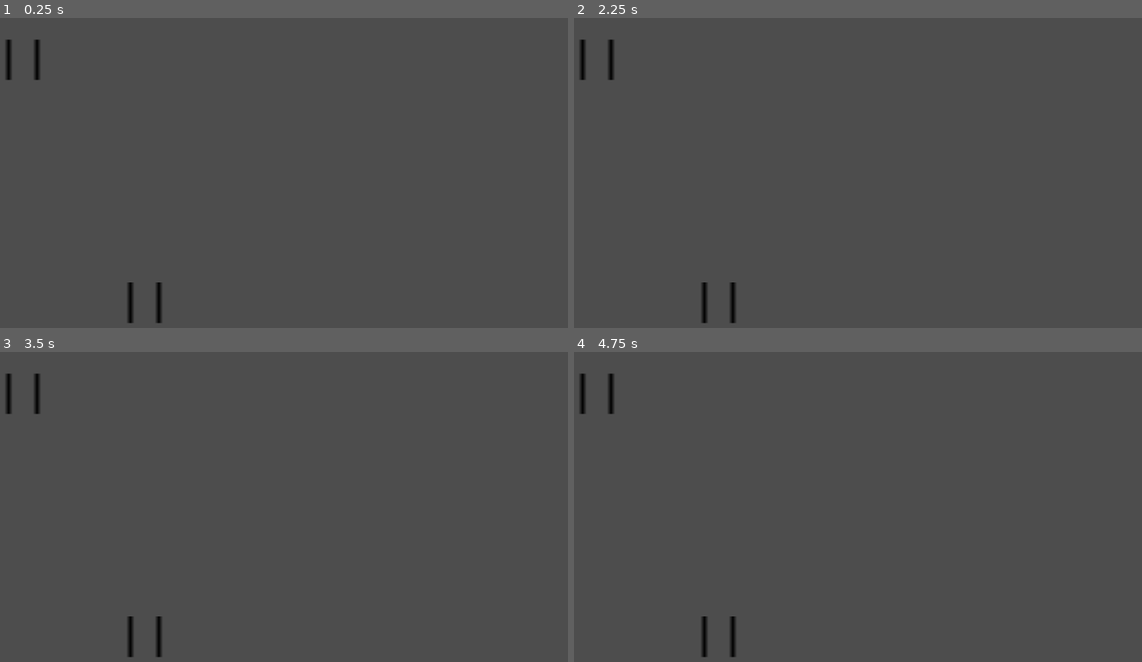
Above: before the commit, frames 1-4 (two rows, left to right).
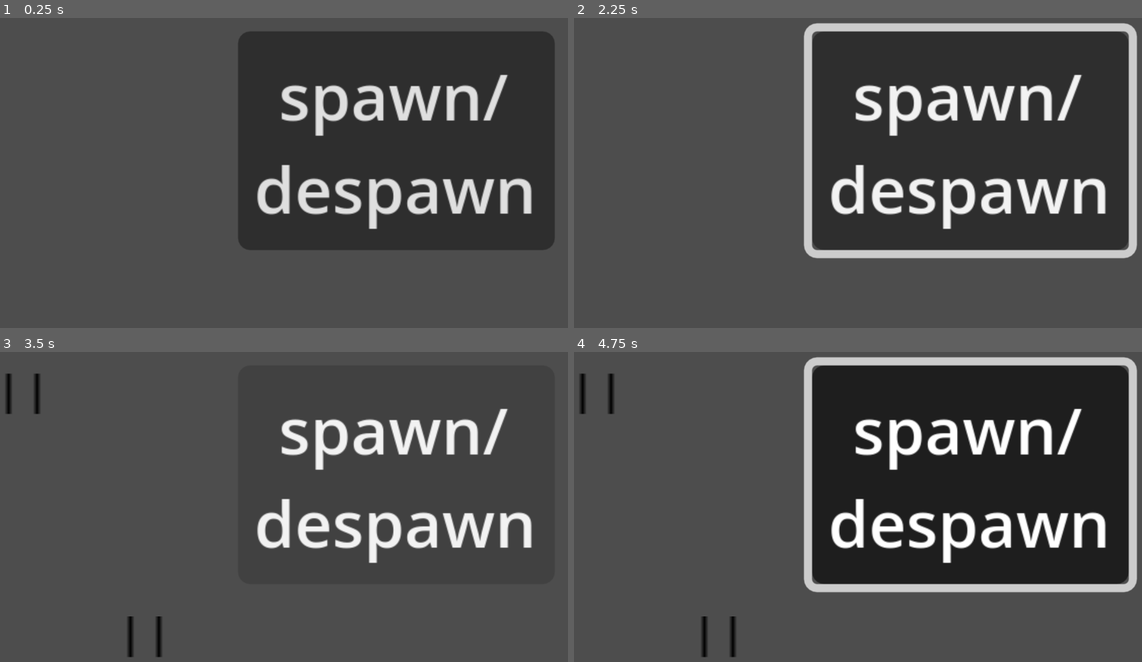
Above: after the commit, the same moments.

Repository: xvibyt/towerdefense
Game: Godot game, scene res://main.tscn
The game is run twice, just before and just after one commit, with the same random seed, the same clock (stepped at 60 frames per second) and the same inputs. The engine's default icon, where the game draws it, is replaced by a stand-in: a white triangle on a blue panel in a dark square.
Inputs (mouse positions are in pixels of both pictures, inside the frame that each line leads up to):
- Up to frame 1 (0.25 s): no input
- Up to frame 2 (2.25 s): click (971, 142) at 0.5 s, where only the run after the commit has a clickable "spawn/ despawn"; tap Enter (ui_accept) at 1.25, 1.52, 1.55, 1.82, 2.1 s; move the mouse to (977, 182) at 1.27 s; hold Right 1.28-2.03 s; hold S (Start, bound only after the commit) 1.28-2.03 s; click (977, 182) at 1.42 s; move the mouse to (716, 222) at 2.02 s; hold Down from 2.03 s (still down)
- Up to frame 3 (3.5 s): tap Enter (ui_accept) at 2.27, 2.57, 3.05 s; tap S (Start, bound only after the commit) at 2.3 s; move the mouse to (329, 445) at 2.77 s; release Down at 2.78 s; press the mouse at (329, 445) at 2.78 s; hold Right from 2.78 s (still down)
- Up to frame 4 (4.75 s): tap S (Start, bound only after the commit) at 3.5, 3.6 s; move the mouse to (812, 615) at 3.52 s; release Right at 3.53 s; release the mouse at (812, 615) at 3.53 s; hold Up 3.53-4.28 s; click (812, 615) at 3.67 s; tap Enter (ui_accept) at 3.77, 4.07 s; move the mouse to (1022, 596) at 4.27 s; hold Left from 4.28 s (still down); hold Enter (ui_accept) from 4.28 s (still down); tap Alt at 4.35 s

The runs differ from the first frame. In frame 1, 39% of the frame differs, in the area x 1-98%, y 4-99%; in frame 2, 44%, in the area x 1-100%, y 1-99%; in frame 3, 5.4%; in frame 4, 44%.

Commit message:
Added Spawn/Despawn button
Just a utility button, no need to restart the whole game anymore

Diff:
--- a/towerdefense/main.gd
+++ b/towerdefense/main.gd
@@ -1,11 +1,26 @@
 extends Node2D
 
 
-const Grid := preload("res://Grid.tscn")
+var instance
 
 func spawn():
-	var instance = Grid.instantiate()
+	var Grid = load("res://Grid.tscn")
+	instance = Grid.instantiate()
 	add_child(instance)
 
+func despawn():
+	instance.queue_free()
+
 func _ready():
-	spawn()
+	pass
+
+
+var loaded = false
+
+func _on_button_pressed() -> void:
+	if loaded == false:
+		spawn()
+		loaded = true
+	elif loaded == true:
+		despawn()
+		loaded = false
--- a/towerdefense/main.tscn
+++ b/towerdefense/main.tscn
@@ -13,3 +13,13 @@
 offset_bottom = 136.0
 scale = Vector2(0.05, 0.05)
 texture = ExtResource("4_1bvp3")
+
+[node name="Button" type="Button" parent="." unique_id=146667381]
+offset_left = 68.0
+offset_top = 8.0
+offset_right = 146.0
+offset_bottom = 62.0
+text = "spawn/
+despawn"
+
+[connection signal="pressed" from="Button" to="." method="_on_button_pressed"]
--- a/towerdefense/path_builder.gd
+++ b/towerdefense/path_builder.gd
@@ -44,7 +44,7 @@
 			return current_path
 
 func _input(event):
-	if event.is_action_pressed("ui_accept"):
+	if event.is_action_pressed("Start"):
 		if buildmode: buildmode = false
 		#else: buildmode = true
 		paths[Vector2i(1,1)] = {}
--- a/towerdefense/project.godot
+++ b/towerdefense/project.godot
@@ -34,6 +34,11 @@
 "events": [Object(InputEventMouseButton,"resource_local_to_scene":false,"resource_name":"","device":-1,"window_id":0,"a …(255 unchanged characters)…
 ]
 }
+Start={
+"deadzone": 0.2,
+"events": [Object(InputEventKey,"resource_local_to_scene":false,"resource_name":"","device":-1,"window_id":0,"alt_pressed":false,"shift_pressed":false,"ctrl_pressed":false,"meta_pressed":false,"pressed":false,"keycode":0,"physical_keycode":83,"key_label":0,"unicode":115,"location":0,"echo":false,"script":null)
+]
+}
 
 [physics]
 
